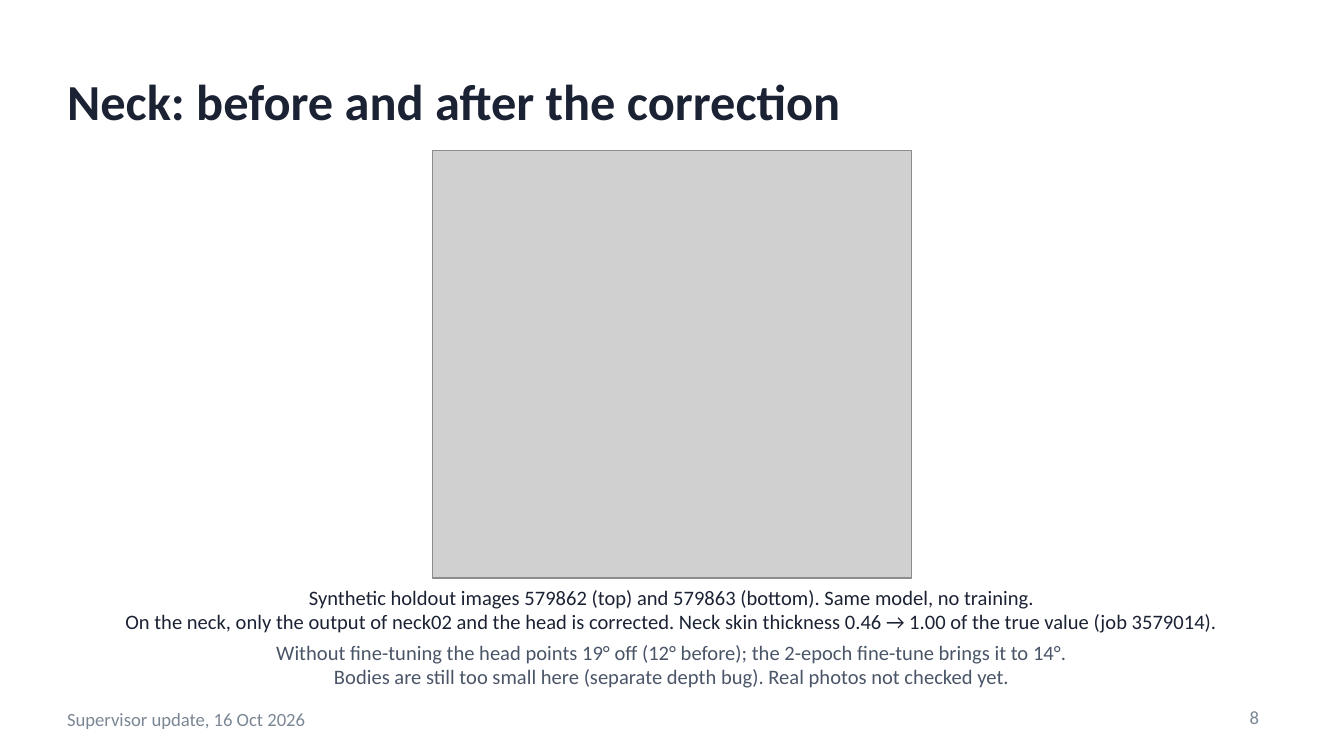
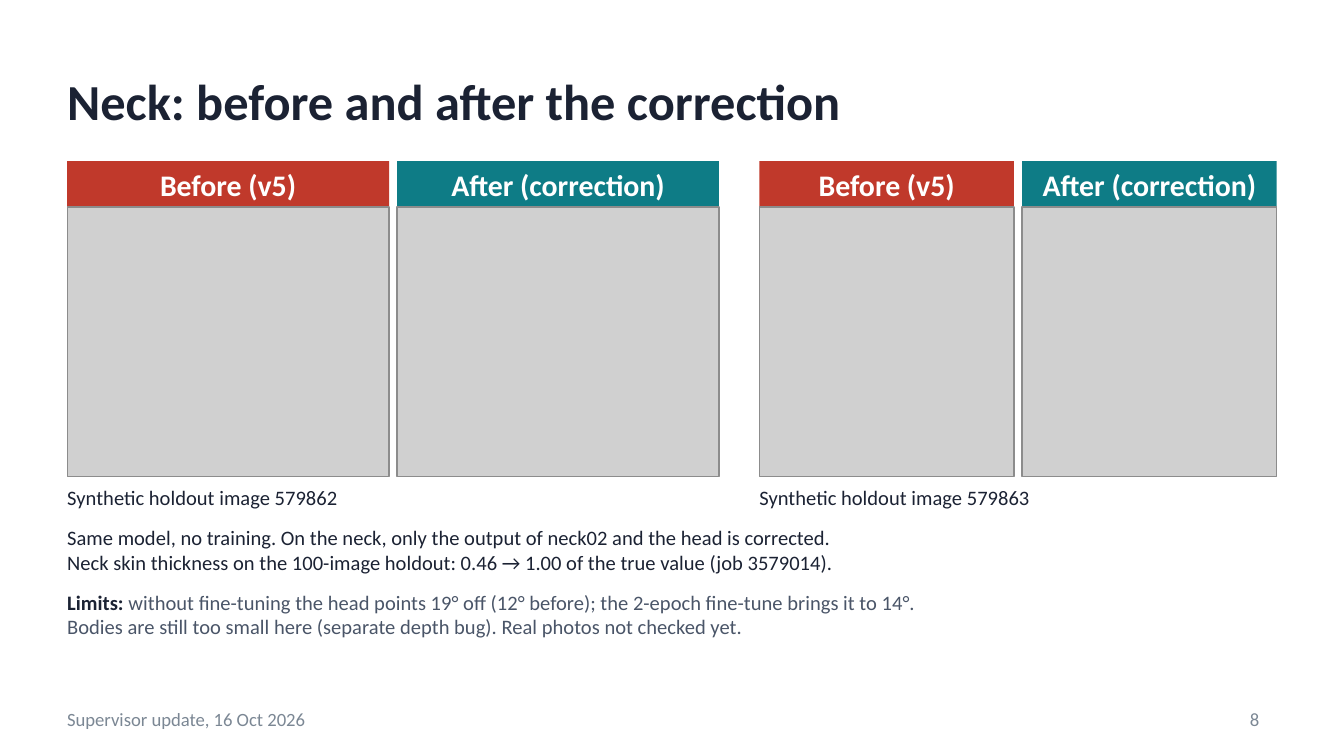
Before and after one commit to saadnajib/Multi-Person-Whole-Body-Human-Mesh-Recovery-in-a-Single-Shot-with-Annyone-dataset-and-3dpw-dataset, a slide deck: slide 8 of docs/supervisor_update_2026-10-16.pptx. Drawn at 1344x756 pixels with LibreOffice and Linux fonts; fonts in the diff are those of the drawing; grey boxes stand for pictures. Boxes give left, top, right and bottom in pixels: in the first picture for what was removed or moved away, otherwise in the second. Text is boxed around its words. In the diff, an @@ line names an element or a change of style, - is before the commit and + after.

```diff
--- a/docs/supervisor_update_2026-10-16.pptx
+++ b/docs/supervisor_update_2026-10-16.pptx
@@ rectangle added at bbox=[67, 161, 388, 207], fill #C0392B, 16 pt, text #FFFFFF, bold @@
+Before (v5)
@@ rectangle added at bbox=[396, 161, 718, 207], fill #0E7C86, 16 pt, text #FFFFFF, bold @@
+After (correction)
@@ rectangle added at bbox=[759, 161, 1015, 207], fill #C0392B, 16 pt, text #FFFFFF, bold @@
+Before (v5)
@@ rectangle added at bbox=[1021, 161, 1277, 207], fill #0E7C86, 16 pt, text #FFFFFF, bold @@
+After (correction)
@@ picture added at bbox=[67, 207, 388, 477] @@
@@ picture: place and size @@
-picture at bbox=[433, 151, 913, 578]
+picture at bbox=[396, 207, 718, 477]
@@ picture added at bbox=[759, 207, 1015, 477] @@
@@ picture added at bbox=[1021, 207, 1277, 477] @@
@@ text added at bbox=[67, 490, 338, 509], 11 pt, text #1B2233 @@
+Synthetic holdout image 579862
@@ text added at bbox=[759, 490, 1030, 509], 11 pt, text #1B2233 @@
+Synthetic holdout image 579863
@@ text at bbox=[67, 530, 832, 574]: text changed @@
-Synthetic holdout images 579862 (top) and 579863 (bottom). Same model, no training.
-On the neck, only the output of neck02 and the head is corrected. Neck skin thickness 0.46 → 1.00 of the true value (job 3579014).
+Same model, no training. On the neck, only the output of neck02 and the head is corrected.
+Neck skin thickness on the 100-image holdout: 0.46 → 1.00 of the true value (job 3579014).
@@ text at bbox=[67, 595, 915, 614]: text changed @@
-Without fine-tuning the head points 19° off (12° before); the 2-epoch fine-tune brings it to 14°.
+Limits: without fine-tuning the head points 19° off (12° before); the 2-epoch fine-tune brings it to 14°.
@@ text "Limits: without fine-tuning the head ...": place and size @@
-text "Limits: without fine-tuning the head ..." at bbox=[276, 645, 1066, 688]
+text "Limits: without fine-tuning the head ..." at bbox=[67, 595, 915, 638]
@@ text at bbox=[67, 619, 741, 638]: alignment centre to left @@
@@ page number at bbox=[1250, 713, 1259, 726]: vertical alignment top to middle @@
```
Also in this commit, not shown: 3 other slides changed, 6 other files.
